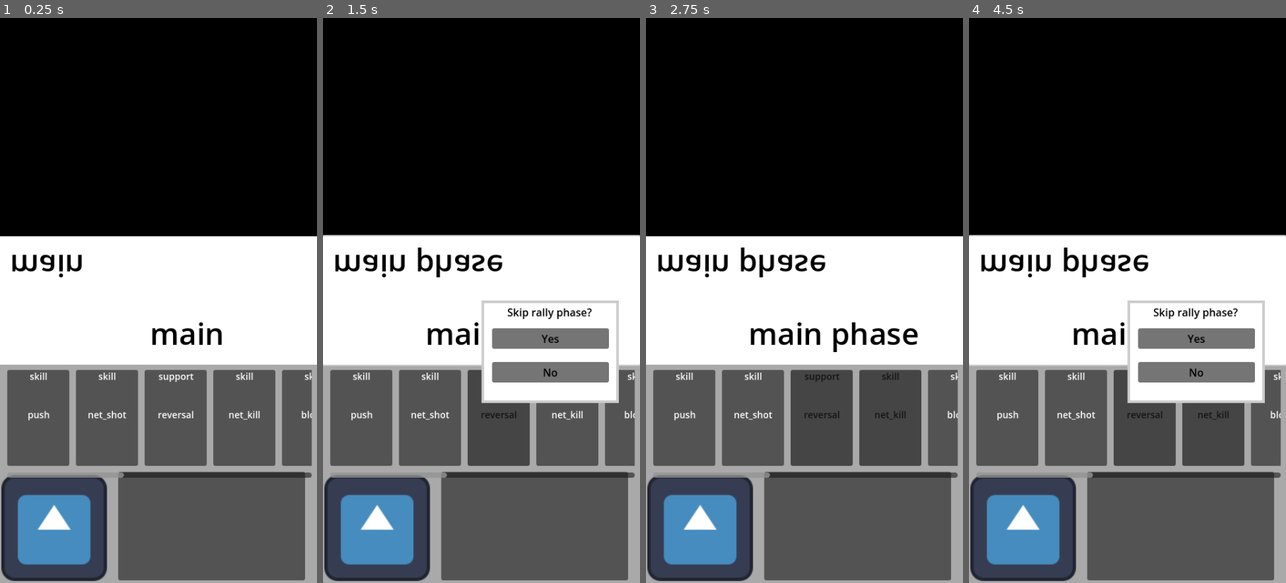
Above: before the commit, frames 1-4 (left to right).
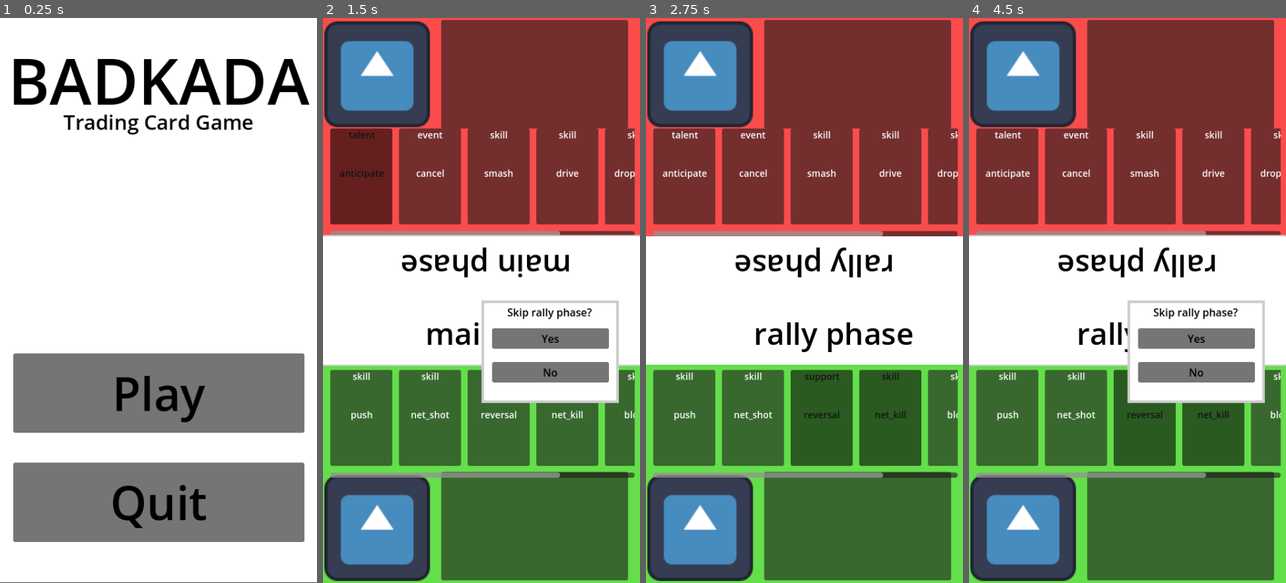
Above: after the commit, the same moments.

Repository: NotThatGhost/badkada-tcg
Game: Godot game, scene res://scenes/menus/main_menu.tscn
The game is run twice, just before and just after one commit, with the same random seed, the same clock (stepped at 60 frames per second) and the same inputs. Before the commit the project starts from res://scenes/play_area/main_scene.tscn. The engine's default icon, where the game draws it, is replaced by a stand-in: a white triangle on a blue panel in a dark square.
Inputs (mouse positions are in pixels of both pictures, inside the frame that each line leads up to):
- Up to frame 1 (0.25 s): no input
- Up to frame 2 (1.5 s): click (481, 390) at 0.5 s, where only the run after the commit has a clickable "Play"; click (481, 300) at 1.25 s
- Up to frame 3 (2.75 s): click "No" at 2 s
- Up to frame 4 (4.5 s): click (1127, 300) at 2.75 s; click "Yes" at 3.5 s; click (1127, 300) at 4.25 s

The runs differ from the first frame. In frame 1, 76% of the frame differs, in the area x 0-100%, y 0-100%; in frame 2, 69%; in frame 3, 73%; in frame 4, 69%.

Commit message:
Pre-Release 1.1.0
The main loop works like a charm!

Diff:
--- a/project.godot
+++ b/project.godot
@@ -12,7 +12,7 @@
 
 config/name="BADKADA TCG"
 config/tags=PackedStringArray("commission")
-run/main_scene="res://scenes/play_area/main_scene.tscn"
+run/main_scene="res://scenes/menus/main_menu.tscn"
 config/features=PackedStringArray("4.3", "GL Compatibility")
 config/icon="res://icon.svg"
 
@@ -20,6 +20,7 @@
 
 TurnAndPhaseHandler="*res://scripts/singletons/turn_and_phase_handler.gd"
 CardHandler="*res://scripts/singletons/card_handler.gd"
+ScoreHandler="*res://scripts/singletons/score_handler.gd"
 
 [display]
 
--- a/scenes/menus/main_menu.tscn
+++ b/scenes/menus/main_menu.tscn
@@ -17,6 +17,8 @@
 anchor_right = 1.0
 anchor_bottom = 1.0
 offset_bottom = -1.0
+grow_horizontal = 2
+grow_vertical = 2
 
 [node name="TITLE" type="Label" parent="."]
 layout_mode = 1
--- a/scenes/play_area/main_scene.tscn
+++ b/scenes/play_area/main_scene.tscn
@@ -1,8 +1,10 @@
-[gd_scene load_steps=4 format=3 uid="uid://co4uk16q2prsd"]
+[gd_scene load_steps=6 format=3 uid="uid://co4uk16q2prsd"]
 
 [ext_resource type="Texture2D" uid="uid://bpc44qpv04wld" path="res://icon.svg" id="1_jcymt"]
 [ext_resource type="Script" path="res://scripts/levels_and_menus/main_scene.gd" id="1_lqo8o"]
 [ext_resource type="Script" path="res://scripts/singletons/card_handler.gd" id="3_den1x"]
+[ext_resource type="Script" path="res://scripts/singletons/turn_and_phase_handler.gd" id="3_qu4be"]
+[ext_resource type="Script" path="res://scripts/entities/card_holder.gd" id="5_uu4ap"]
 
 [node name="MainScene" type="Control"]
 layout_mode = 3
@@ -12,6 +14,12 @@
 grow_horizontal = 2
 grow_vertical = 2
 script = ExtResource("1_lqo8o")
+
+[node name="TurnAndPhaseHandler" type="Node" parent="."]
+script = ExtResource("3_qu4be")
+
+[node name="CardHandler" type="Node" parent="."]
+script = ExtResource("3_den1x")
 
 [node name="Background" type="ColorRect" parent="."]
 layout_mode = 1
@@ -26,7 +34,7 @@
 offset_top = 524.0
 offset_right = 480.0
 offset_bottom = 854.0
-color = Color(0.661629, 0.661629, 0.661629, 1)
+color = Color(0.397521, 0.86875, 0.293203, 1)
 
 [node name="Portrait_Player1" type="TextureRect" parent="PlayArea_Player1"]
 layout_mode = 0
@@ -63,15 +71,52 @@
 layout_mode = 2
 theme_override_constants/separation = 10
 alignment = 1
+script = ExtResource("5_uu4ap")
+player_owner = 1
 
 [node name="PlayArea_Player2" type="ColorRect" parent="."]
 layout_mode = 0
 offset_right = 480.0
 offset_bottom = 330.0
-color = Color(0, 0, 0, 1)
+color = Color(0.984375, 0.298389, 0.298389, 1)
 
-[node name="CardHandler" type="Node2D" parent="."]
-script = ExtResource("3_den1x")
+[node name="Portrait_Player2" type="TextureRect" parent="PlayArea_Player2"]
+layout_mode = 0
+offset_left = 2.0
+offset_top = 5.0
+offset_right = 162.0
+offset_bottom = 165.0
+texture = ExtResource("1_jcymt")
+
+[node name="PhaseIndicator_Player2" type="Panel" parent="PlayArea_Player2"]
+layout_mode = 0
+offset_left = 179.0
+offset_top = 3.0
+offset_right = 462.0
+offset_bottom = 167.0
+
+[node name="HScrollBar" type="ScrollContainer" parent="PlayArea_Player2"]
+layout_mode = 1
+anchors_preset = 8
+anchor_left = 0.5
+anchor_top = 0.5
+anchor_right = 0.5
+anchor_bottom = 0.5
+offset_left = -229.0
+offset_top = 2.0
+offset_right = 232.0
+offset_bottom = 165.0
+grow_horizontal = 2
+grow_vertical = 2
+horizontal_scroll_mode = 2
+vertical_scroll_mode = 0
+
+[node name="CardHolder_Player2" type="HBoxContainer" parent="PlayArea_Player2/HScrollBar"]
+layout_mode = 2
+theme_override_constants/separation = 10
+alignment = 1
+script = ExtResource("5_uu4ap")
+player_owner = 2
 
 [node name="PHASELABEL" type="Label" parent="."]
 layout_mode = 0
@@ -83,16 +128,14 @@
 theme_override_font_sizes/font_size = 46
 text = "CURRENT PHASE"
 horizontal_alignment = 1
-visible_characters = 50
-visible_ratio = 3.84615
 
 [node name="PHASELABEL2" type="Label" parent="."]
 layout_mode = 0
-offset_left = 15.0
+offset_left = 376.0
 offset_top = 408.0
-offset_right = 381.0
+offset_right = 742.0
 offset_bottom = 472.0
-scale = Vector2(1, -1)
+scale = Vector2(-1, -1)
 theme_override_colors/font_color = Color(0, 0, 0, 1)
 theme_override_font_sizes/font_size = 46
 text = "CURRENT PHASE"
--- a/scripts/entities/card.gd
+++ b/scripts/entities/card.gd
@@ -1,6 +1,7 @@
 extends Panel
 
 var card_active = false
+
 
 var card_owner : int
 #var card_owner = [ # This is an array just in case I need to pull a string
@@ -62,6 +63,11 @@
 		"skill":
 			print("Skill card used")
 			TurnAndPhaseHandler.emit_signal("player_changed_rally_status", card_owner, true)
+			match card_owner:
+				1:
+					TurnAndPhaseHandler.player_1_used_skill_card_count += 1
+				2:
+					TurnAndPhaseHandler.player_2_used_skill_card_count += 1
 			match card_name:
 				"net_shot":
 					pass
--- /dev/null
+++ b/scripts/entities/card_holder.gd
@@ -0,0 +1,12 @@
+extends HBoxContainer
+
+@export var player_owner = 0
+
+func _ready() -> void:
+	#get_player_owner()
+	CardHandler.connect("player_draw_card", add_card_to_hand)
+
+func add_card_to_hand(player_number: int, card_to_add = null):
+	if player_number == player_owner:
+		print("adding new card to player: ", player_owner)
+		self.add_child(card_to_add)
--- a/scripts/levels_and_menus/main_scene.gd
+++ b/scripts/levels_and_menus/main_scene.gd
@@ -4,8 +4,12 @@
 
 func _ready() -> void:
 	TurnAndPhaseHandler.connect("phase_changed", update_phase_label_text)
-	$CardHandler.player_draw_new_card(1, 12)
+	CardHandler.player_draw_new_card(1, 6)
+	CardHandler.player_draw_new_card(2, 6)
 	TurnAndPhaseHandler.next_phase()
+
+func _physics_process(delta: float) -> void:
+	pass
 
 
 func update_phase_label_text():
--- a/scripts/levels_and_menus/rally_choice_popup.gd
+++ b/scripts/levels_and_menus/rally_choice_popup.gd
@@ -1,4 +1,5 @@
 extends Control
+
 
 
 func _on_accept_button_pressed() -> void:
@@ -6,6 +7,6 @@
 	queue_free()
 
 func _on_decline_button_pressed() -> void:
-	TurnAndPhaseHandler.emit_signal("player_changed_rally_status", 1 , true)
+	TurnAndPhaseHandler.emit_signal("player_changed_rally_status", 1 , false)
 	#TurnAndPhaseHandler.player_1_wants_to_rally = false
 	queue_free()
--- a/scripts/singletons/card_handler.gd
+++ b/scripts/singletons/card_handler.gd
@@ -1,6 +1,8 @@
 extends Node
 
 const NEW_CARD_PATH = preload("res://scenes/cards/card.tscn")
+
+#@onready var card_holder_player_1_path = $PlayArea_Player1/HScrollBar/CardHolder_Player1
 
 var player_1_cards = []
 var player_2_cards = []
@@ -59,6 +61,8 @@
 	"event"
 ]
 
+signal player_draw_card # call with player number and instanced node
+
 #var card_names = [
 	#"intimidate",
 	#"deception",
@@ -87,8 +91,12 @@
 		return 3
 	else:
 		print("shits fucked with the cards")
+
 func player_draw_new_card(player:int, amount:int):
 	print("Starting draw deck size: ", game_use_deck.size())
+	if game_use_deck.size() == 0:
+		print("AHHHH TRYIN TO DRAW A CARD CANT DO IT DECKS EMPTY")
+		return
 	var i = 0
 	while i < amount:
 		var new_card_name = game_use_deck.pick_random()
@@ -97,7 +105,19 @@
 		new_card.card_name = new_card_name
 		new_card.card_type = card_types[new_card_type]
 		new_card.card_owner = player
-		get_parent().get_node("PlayArea_Player1/HScrollBar/CardHolder_Player" +str(player)).add_child(new_card)
+		emit_signal("player_draw_card", player, new_card)
+		match player:
+			1:
+				player_1_cards.append(new_card.card_type)
+			2:
+				player_2_cards.append(new_card.card_type)
 		game_use_deck.erase(new_card.card_name)
 		i += 1
 	print("Ending draw deck size: ", game_use_deck.size())
+
+func get_card_type_count(player:int, card_type_count_query:String):
+	match player:
+		1:
+			return player_1_cards.count(card_type_count_query)
+		2:
+			return player_2_cards.count(card_type_count_query)
--- /dev/null
+++ b/scripts/singletons/score_handler.gd
@@ -0,0 +1,4 @@
+extends Node
+
+var player_1_score = 0
+var player_2_score = 0
--- a/scripts/singletons/turn_and_phase_handler.gd
+++ b/scripts/singletons/turn_and_phase_handler.gd
@@ -4,10 +4,13 @@
 var player_2_phase = ""
 
 var player_1_wants_to_rally = false
-var player_2_wants_to_rally = false
+var player_2_wants_to_rally = true
 
 var player_1_ready_for_next_phase = false
 var player_2_ready_for_next_phase = false
+
+var player_1_used_skill_card_count = 0
+var player_2_used_skill_card_count = 0
 
 var current_phase_index = 0
 
@@ -34,20 +37,24 @@
 func phase_switch(new_phase:String):
 	match new_phase:
 		"draw":
+			print("I GUESS WE DOIN DRAW PHASES NOW")
 			CardHandler.player_draw_new_card(1, 1)
 			CardHandler.player_draw_new_card(2, 1)
+			next_phase()
+			#CardHandler.player_draw_new_card(2, 1)
 		"main":
 			pass
 		"rally":
 			if player_1_wants_to_rally == true && player_2_wants_to_rally == true:
-				print("Both players want to rally but I havent implemented it yet so Im skipping that")
-				pass
+				print("Both players want to rally, good luck!")
+				rally_phase()
 			else:
 				next_phase()
 				print("One of the players chose to skip rally phase")
 		"end": # TODO add points to whatever player didnt skip rally if applicable
 			player_1_wants_to_rally = false
 			player_2_wants_to_rally = false
+			await get_tree().create_timer(2).timeout
 			next_phase()
 	emit_signal("phase_changed")
 	print("Current phase: ", new_phase)
@@ -55,13 +62,47 @@
 func player_rally_status_tracker(player:int, new_status:bool):
 	match player:
 		1:
+			if player_1_wants_to_rally == new_status:
+				return
 			player_1_wants_to_rally = new_status
 		2:
+			if player_2_wants_to_rally == new_status:
+				return
 			player_2_wants_to_rally = new_status
 	if player_1_wants_to_rally == true && player_2_wants_to_rally == true:
 		next_phase()
 	elif player_1_wants_to_rally == true && player_2_wants_to_rally == false || player_1_wants_to_rally == false && player_2_wants_to_rally == true:
 		print("Both players still arent ready for rally")
+
+
+func rally_phase():
+	var player_1_skill_card_count = CardHandler.get_card_type_count(1, "skill")
+	var player_2_skill_card_count = CardHandler.get_card_type_count(2, "skill")
+	player_1_used_skill_card_count = 0
+	player_2_used_skill_card_count = 0
+	var rally_winner = 0 # Set to player number on their win
+
+	print("player_1_skill_card_count: ", player_1_skill_card_count)
+	print("player_2_skill_card_count: ", player_2_skill_card_count)
+
+	while rally_winner == 0:
+		print("checking if someones won")
+		if player_1_used_skill_card_count == player_1_skill_card_count:
+			rally_winner = 2
+		elif player_2_used_skill_card_count == player_2_skill_card_count:
+			rally_winner = 1
+		await get_tree().create_timer(.1).timeout
+
+	match rally_winner:
+		1:
+			ScoreHandler.player_1_score += 1
+		2:
+			ScoreHandler.player_2_score += 1
+	print("Player 1 score: ", ScoreHandler.player_1_score)
+	print("Player 2 score: ", ScoreHandler.player_2_score)
+	next_phase()
+
+
 
 
 func set_global_phase(new_phase:String): # Not really for use regularly
